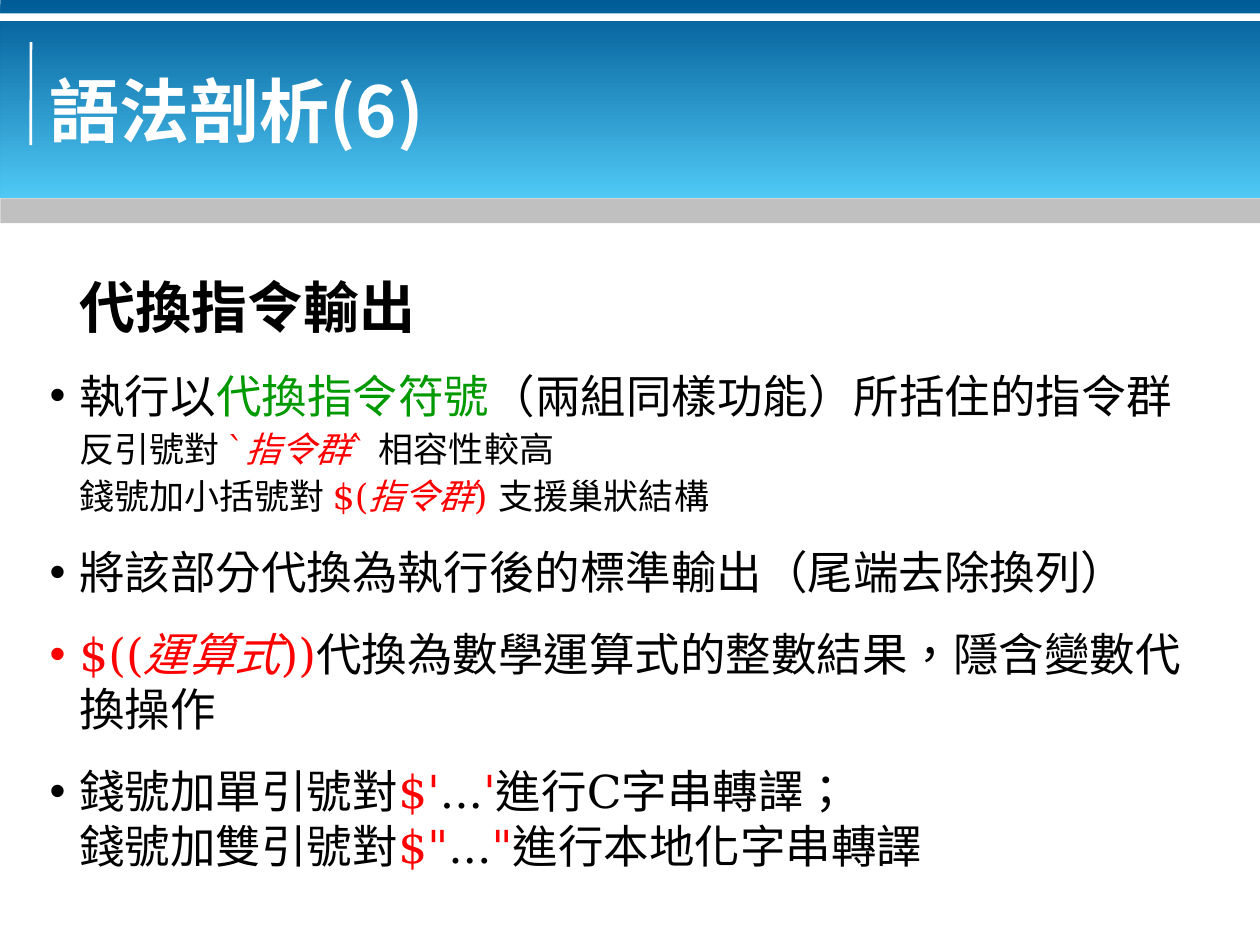
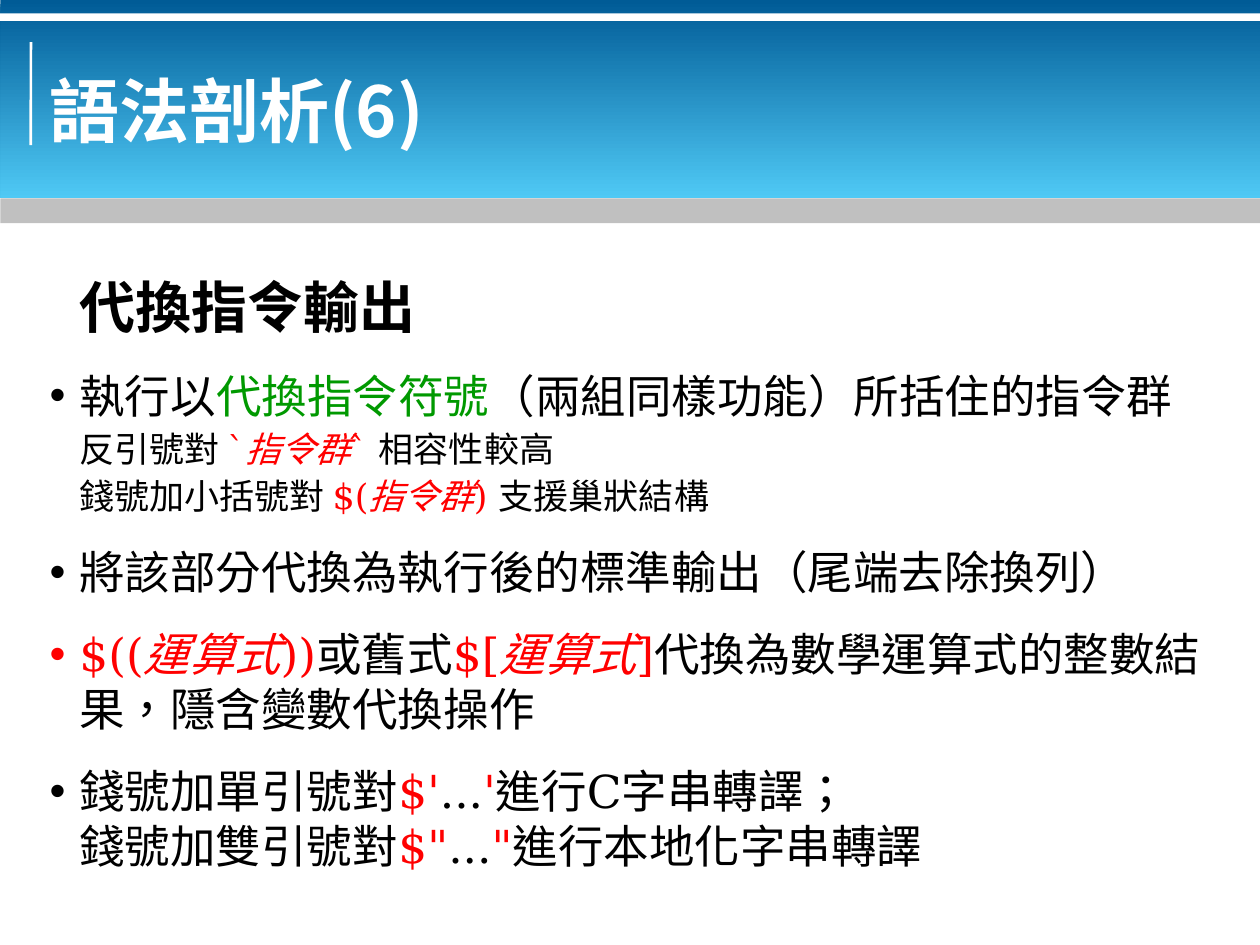
Before and after one commit to bluebat/.presentations, a slide deck: slide 12 of bash-basics.odp. Drawn at 1260x945 pixels with LibreOffice and Linux fonts; fonts in the diff are those of the drawing; background and template pictures are left out. Boxes give left, top, right and bottom in pixels: in the first picture for what was removed or moved away, otherwise in the second. Text is boxed around its words. In the diff, an @@ line names an element or a change of style, - is before the commit and + after.

```diff
--- a/bash-basics.odp
+++ b/bash-basics.odp
@@ text at (x1=79, y1=632, x2=1200, y2=730): text changed @@
-• $((運算式))代換為數學運算式的整數結果，隱含變數代換操作
+• $((運算式))或舊式$[運算式]代換為數學運算式的整數結果，隱含變數代換操作
```
Also in this commit, not shown: 4 other slides changed, 1 other file.
